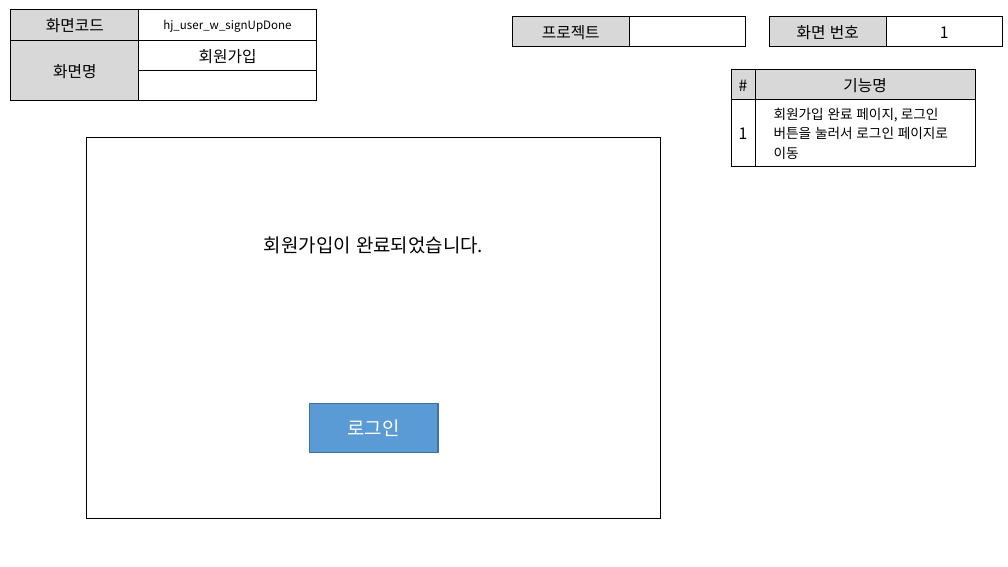
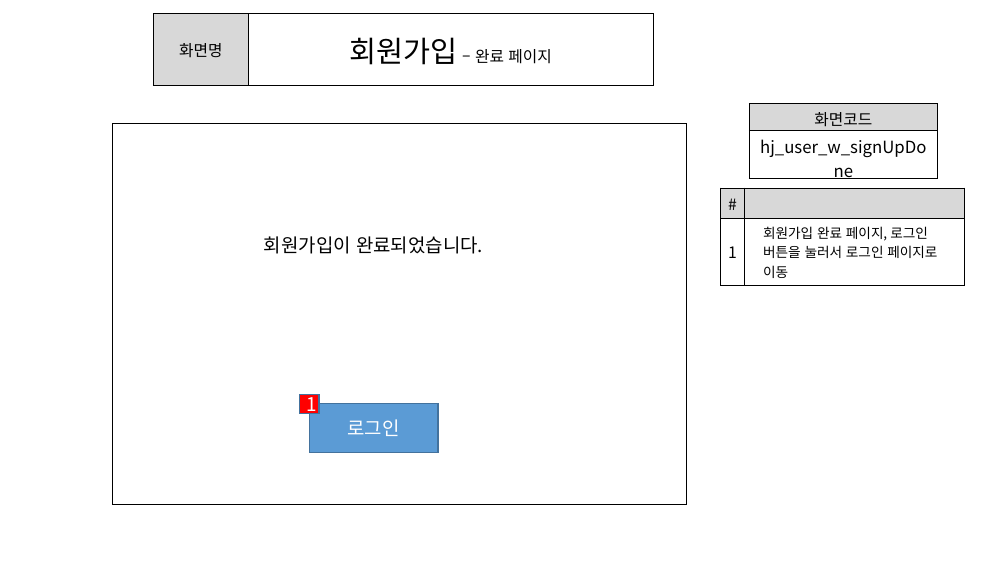
Before and after one commit to ezenteam2/e-Zone, a slide deck: slide 4 of 0 발표용 파워포인트/project05 - 파워포인트 종합 - 형준.pptx. Drawn at 1008x567 pixels with LibreOffice and Linux fonts; fonts in the diff are those of the drawing. Boxes give left, top, right and bottom in pixels: in the first picture for what was removed or moved away, otherwise in the second. Text is boxed around its words. In the diff, an @@ line names an element or a change of style, - is before the commit and + after.

```diff
--- a/0 발표용 파워포인트/project05 - 파워포인트 종합 - 형준.pptx
+++ b/0 발표용 파워포인트/project05 - 파워포인트 종합 - 형준.pptx
@@ table added at (154,14,653,85), 1 rows, 2 columns @@
+화면명 | 회원가입 – 완료 페이지
@@ table removed at (513,17,746,43), 1 rows, 2 columns @@
-프로젝트 | 
@@ table removed at (770,17,1003,44), 1 rows, 2 columns @@
-화면 번호 | 1
@@ table at (749,104,938,161) @@
-화면코드 | hj_user_w_signUpDone
-화면명 | 회원가입
- | 
+화면코드
+hj_user_w_signUpDone
@@ table: place and size @@
-table at (11,10,316,89)
+table at (749,104,938,161)
@@ rectangle: place and size @@
-rectangle at (87,137,661,519)
+rectangle at (113,123,687,505)
@@ table at (721,188,965,282) @@
-row 1, column 2: 기능명
+row 1, column 2: 
@@ table: place and size @@
-table at (731,70,975,163)
+table at (721,188,965,282)
@@ rectangle added at (299,395,319,414), fill #FF0000, outline #43739E 1 pt, 18 pt, text #FFFFFF @@
+1
```
Also in this commit, not shown: 7 other slides changed, 6 other files.
